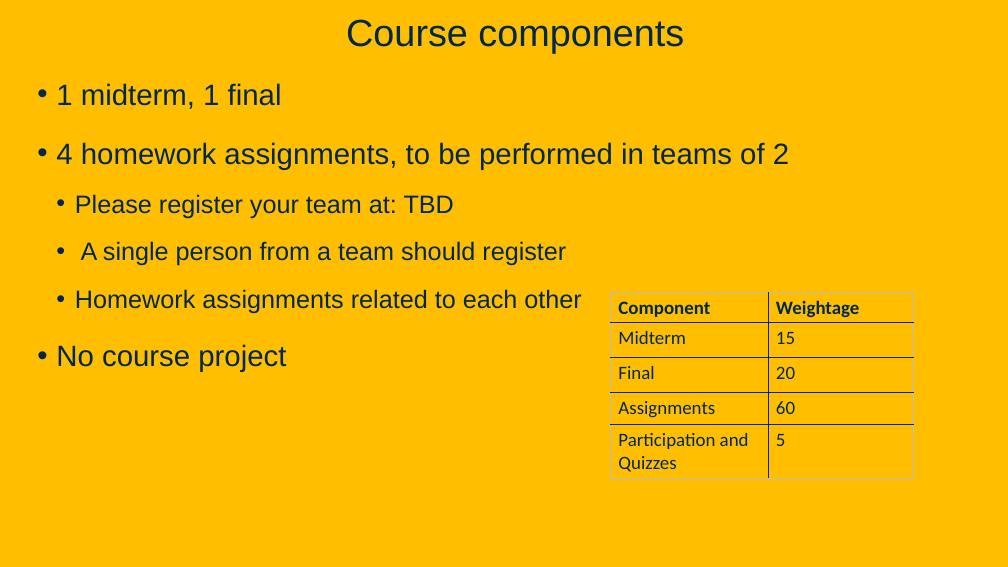
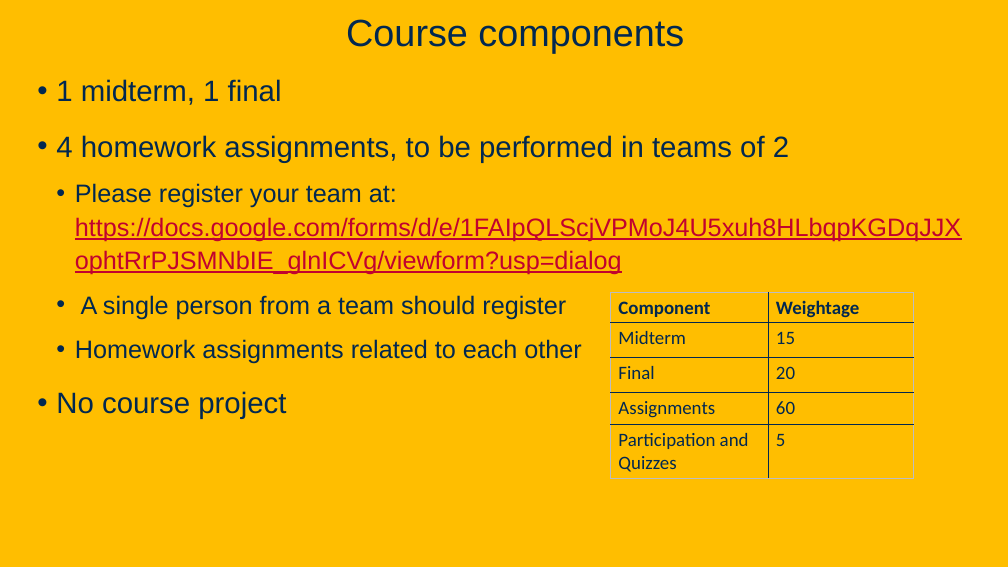
Before and after one commit to davsec-teaching/ECS160-Winter2025, a slide deck: slide 5 of slides/1_logistics_and_course_introduction.pptx (slide 3 before the commit). Drawn at 1008x567 pixels with LibreOffice and Linux fonts; fonts in the diff are those of the drawing; background and template pictures are left out. Boxes give left, top, right and bottom in pixels: in the first picture for what was removed or moved away, otherwise in the second. Text is boxed around its words. In the diff, an @@ line names an element or a change of style, - is before the commit and + after.

```diff
--- a/slides/1_logistics_and_course_introduction.pptx
+++ b/slides/1_logistics_and_course_introduction.pptx
@@ text at bbox=[56, 79, 789, 419]: line spacing 1.2 to 1.1 @@
@@ text at bbox=[75, 183, 961, 275]: text changed; text colour #022850 to #C1022F @@
-  • Please register your team at: TBD
+  • Please register your team at: https://docs.google.com/forms/d/e/1FAIpQLScjVPMoJ4U5xuh8HLbqpKGDqJJXophtRrPJSMNbIE_glnICVg/viewform?usp=dialog
```
Also in this commit, not shown: 9 other slides changed, 1 slide added.
